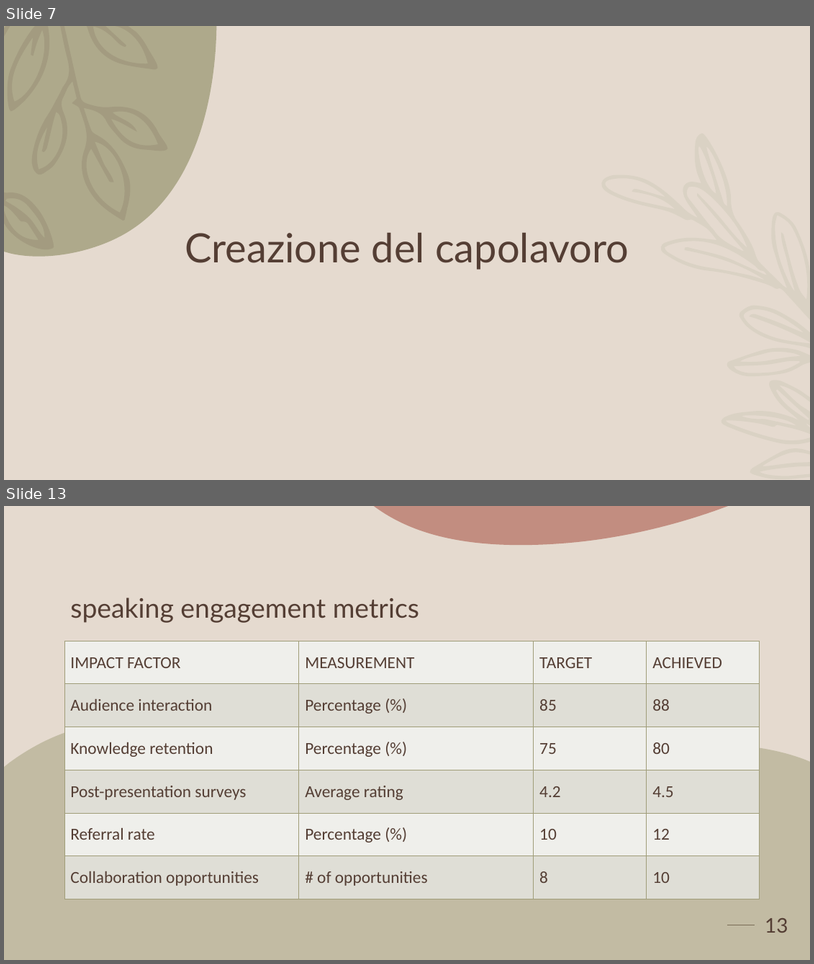
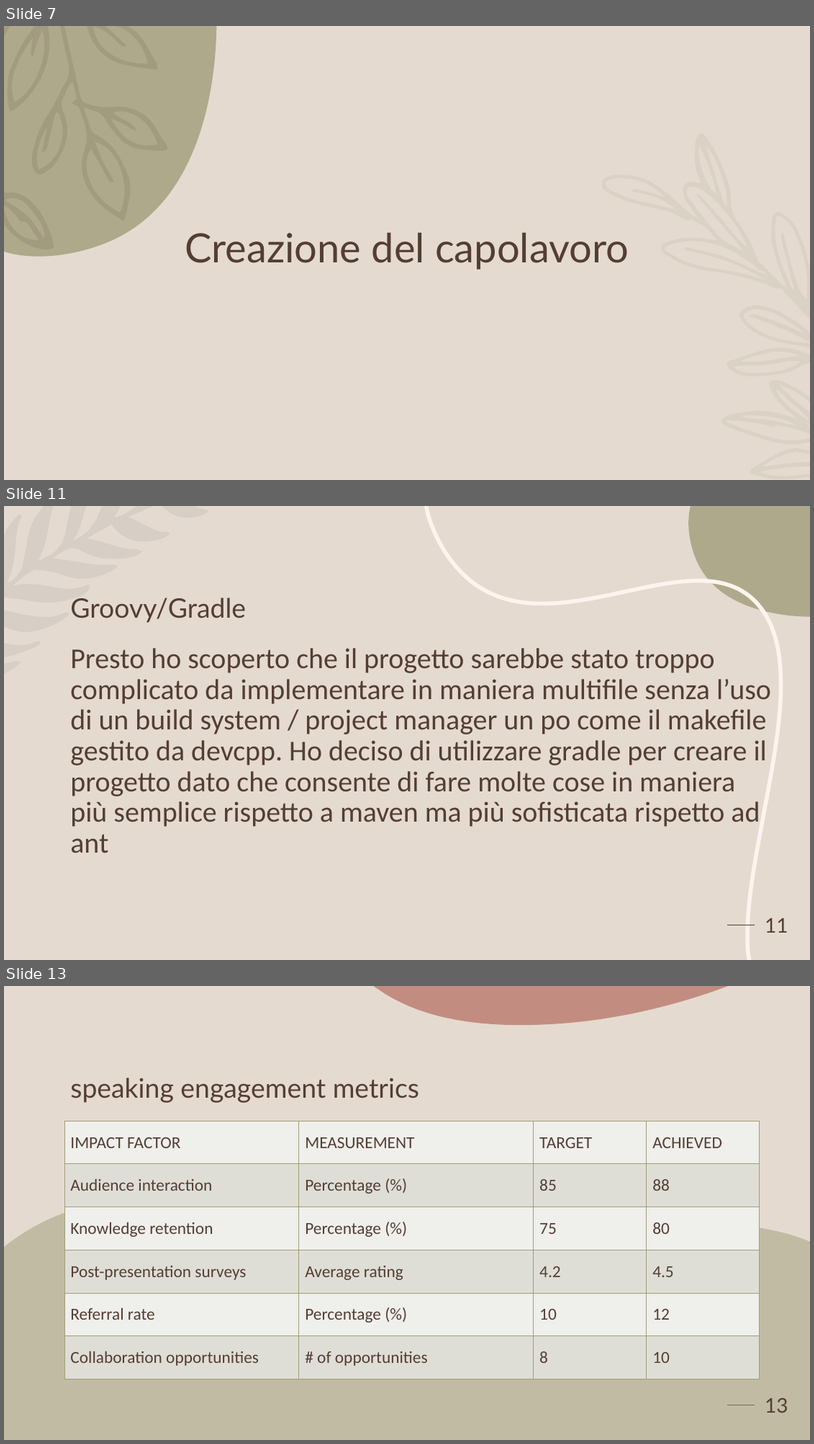
Before and after one commit to Alex123310/Appunti-Compiti, a slide deck: Il Mio.pptx. Shown one above the other, each under a label of ours: slides 7 and 13 before the commit, slides 7, 11 and 13 after it; the slides between them are not shown. The pictures are 814x964 and 814x1444 pixels, drawn with LibreOffice and Linux fonts; fonts in the diff are those of the drawing; background and template pictures are left out. Boxes give left, top, right and bottom in pixels: in the first picture for what was removed or moved away, otherwise in the second. Text is boxed around its words. In the diff, an @@ line names an element or a change of style, - is before the commit and + after.

```diff
--- a/Il Mio.pptx
+++ b/Il Mio.pptx
@@ slide 11 added at <box>4,506,810,960</box>, background #E5DACF; not listed: 1 template element that a slide beside it also shows @@
@@ freeform shape added at <box>4,506,209,674</box>, fill #5D6A76 at 10% opacity @@
@@ freeform shape added at <box>426,506,782,960</box>, outline #FEF3ED 4.75 pt @@
@@ freeform shape added at <box>689,506,810,617</box>, fill #A09D79 at 79% opacity @@
@@ title added at <box>70,597,246,623</box>, 32 pt, text #543E34 @@
+Groovy/Gradle
@@ text added at <box>70,648,772,853</box>, 34.2 pt, text #543E34 @@
+Presto ho scoperto che il progetto sarebbe stato troppo complicato da implementare in maniera multifile senza l’uso di un build system / project manager un po come il makefile gestito da devcpp. Ho deciso di utilizzare gradle per creare il progetto dato che consente di fare molte cose in maniera più semplice rispetto a maven ma più sofisticata rispetto ad ant
@@ page number added at <box>765,918,788,932</box>, 24 pt, text #543E34 @@
+11
```
Also in this commit, not shown: 4 slides changed, 2 other slides added, 3 slides removed.
